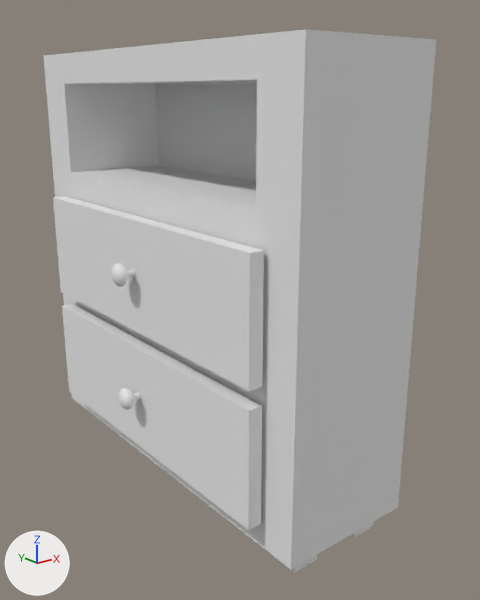
The FBX model Escape/assets/dresser.fbx as it was, and as the next commit left it.
One viewpoint serves both versions: a camera (50 mm lens) standing at (-2.81, -3.9, -0.15) and looking at (0.11, -0.26, -1.61). Lighting does not change. The marker at lower left points along +X, +Y and +Z. Where no turn or scale is listed for an object, it has been applied to the vertices.

The older version as bpy lines, for what is in view:
```python
me_cube_015 = bpy.data.meshes.new('Cube.015')
me_cube_015.from_pydata(...)  # 546 vertices, 1048 faces; spans x -0.78..0.5, y -1.5..1.5, z -3.05..0.12
me_cube_015.materials.append(mat_material_014)  # white #e7e7e7
ob_cube = bpy.data.objects.new('Cube', me_cube_015)
ob_cube.location = (0.0, 0.0, 0.0)
```
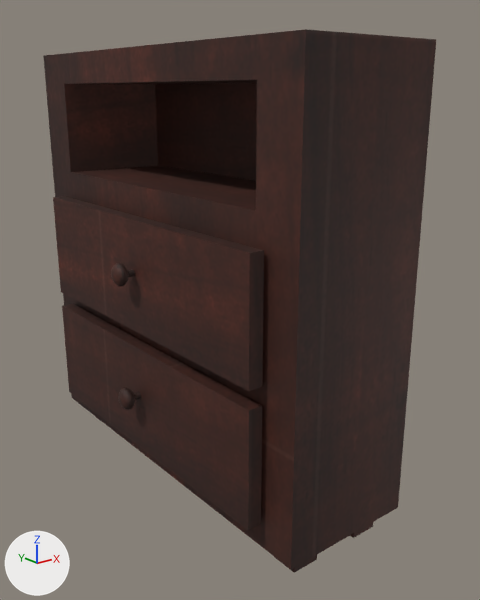
What the commit changed:
Picture 'dressertex.png' (img_dressertex_png) is new.
Material 'Material.024' (mat_material_024) is new.
Its texture is img_dressertex_png.
Its roughness is 0.69.
me_cube_015 has 546 vertices, 1048 faces and spans x -0.78..0.5, y -1.5..1.5, z -3.05..0.12.
me_cube_015 no longer uses material mat_material_014 (white #e7e7e7).
me_cube_015 now uses material mat_material_024 (picture img_dressertex_png).

Location of each change, (x1, y1, x2, y2) in pixels of the pictures (480 x 600 px):
'Cube', recoloured (grey to brown)
    both: (43, 29, 436, 573)
